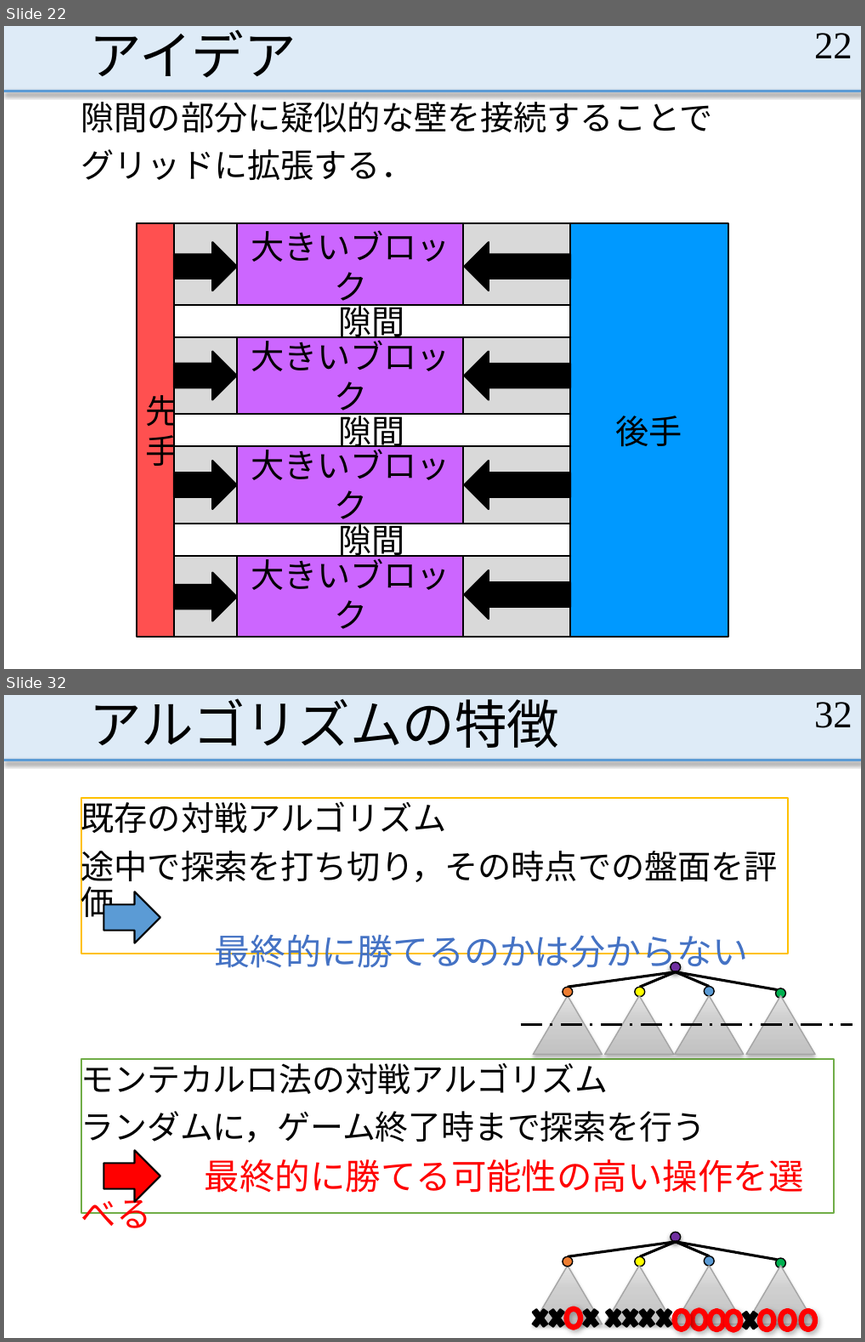
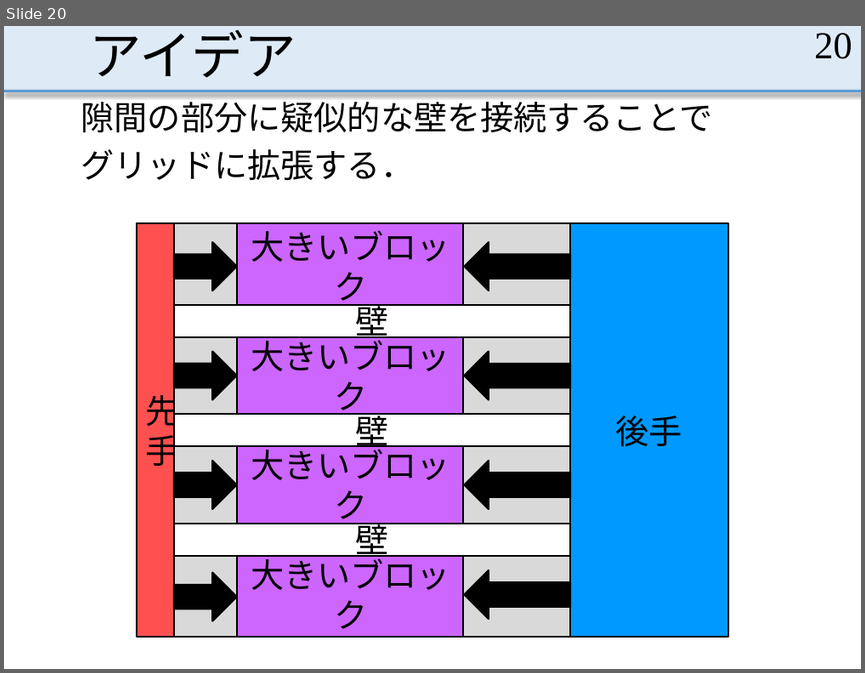
Before and after one commit to MasayaOda/SR, a slide deck: 190513oda.pptx. Shown one above the other, each under a label of ours: slides 22 and 32 before the commit, slide 20 after it; the slides between them are not shown. The pictures are 865x1342 and 865x673 pixels, drawn with LibreOffice and Linux fonts; fonts in the diff are those of the drawing. Boxes give left, top, right and bottom in pixels: in the first picture for what was removed or moved away, otherwise in the second. Text is boxed around its words. In the diff, an @@ line names an element or a change of style, - is before the commit and + after.

```diff
--- a/190513oda.pptx
+++ b/190513oda.pptx
@@ slide 32 removed at <box>4,695,861,1338</box>, background #FFFFFF; not listed: 2 template elements that a slide beside it also shows @@
@@ title removed at <box>90,698,560,748</box> @@
-アルゴリズムの特徴
@@ page number removed at <box>814,702,852,728</box> @@
-32
@@ rectangle removed at <box>81,798,788,953</box> @@
-既存の対戦アルゴリズム
-途中で探索を打ち切り，その時点での盤面を評価
-最終的に勝てるのかは分からない
@@ right arrow removed at <box>103,891,160,942</box> @@
@@ group removed at <box>521,962,853,1054</box>: 5 ellipses, 5 lines, 4 triangles @@
@@ rectangle removed at <box>81,1059,834,1213</box> @@
-モンテカルロ法の対戦アルゴリズム
-ランダムに，ゲーム終了時まで探索を行う
-最終的に勝てる可能性の高い操作を選べる
@@ right arrow removed at <box>103,1150,160,1202</box> @@
@@ group removed at <box>533,1231,815,1324</box>: 5 ellipses, 4 triangles, 4 lines @@
@@ group removed at <box>529,1304,815,1334</box>: 8 ellipses, 8 crosses @@
@@ what was slide 22 is now slide 20 @@
@@ slide 20 changed as well @@
@@ page number at <box>814,33,852,59</box>: text changed @@
-22
+20
@@ text in rectangle at <box>355,304,388,343</box>: text changed @@
-隙間
+壁
@@ text in rectangle at <box>355,413,388,453</box>: text changed @@
-隙間
+壁
@@ text in rectangle at <box>355,522,388,562</box>: text changed @@
-隙間
+壁
```
Also in this commit, not shown: 11 other slides changed, 12 slides added, 21 other slides removed.
